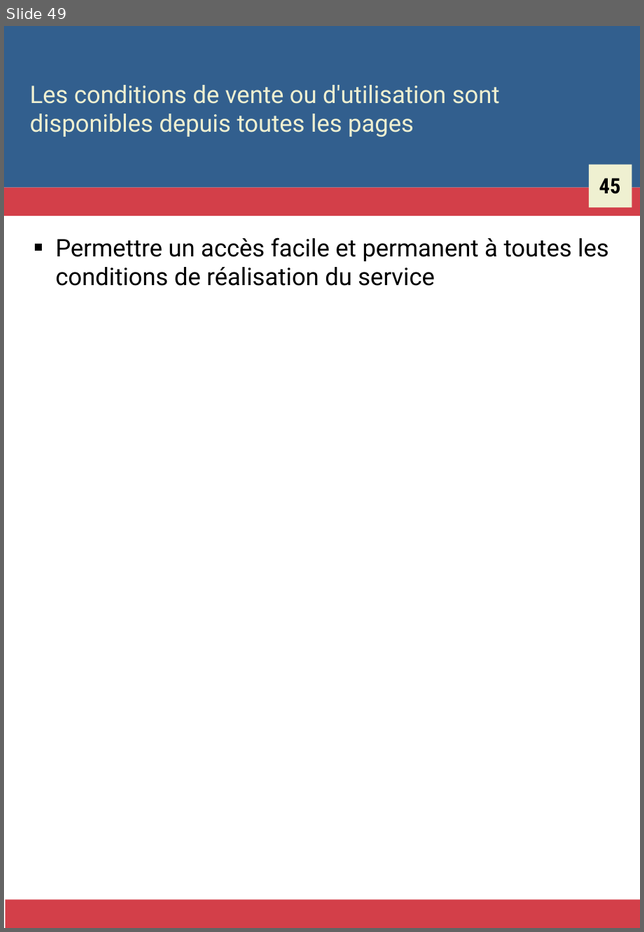
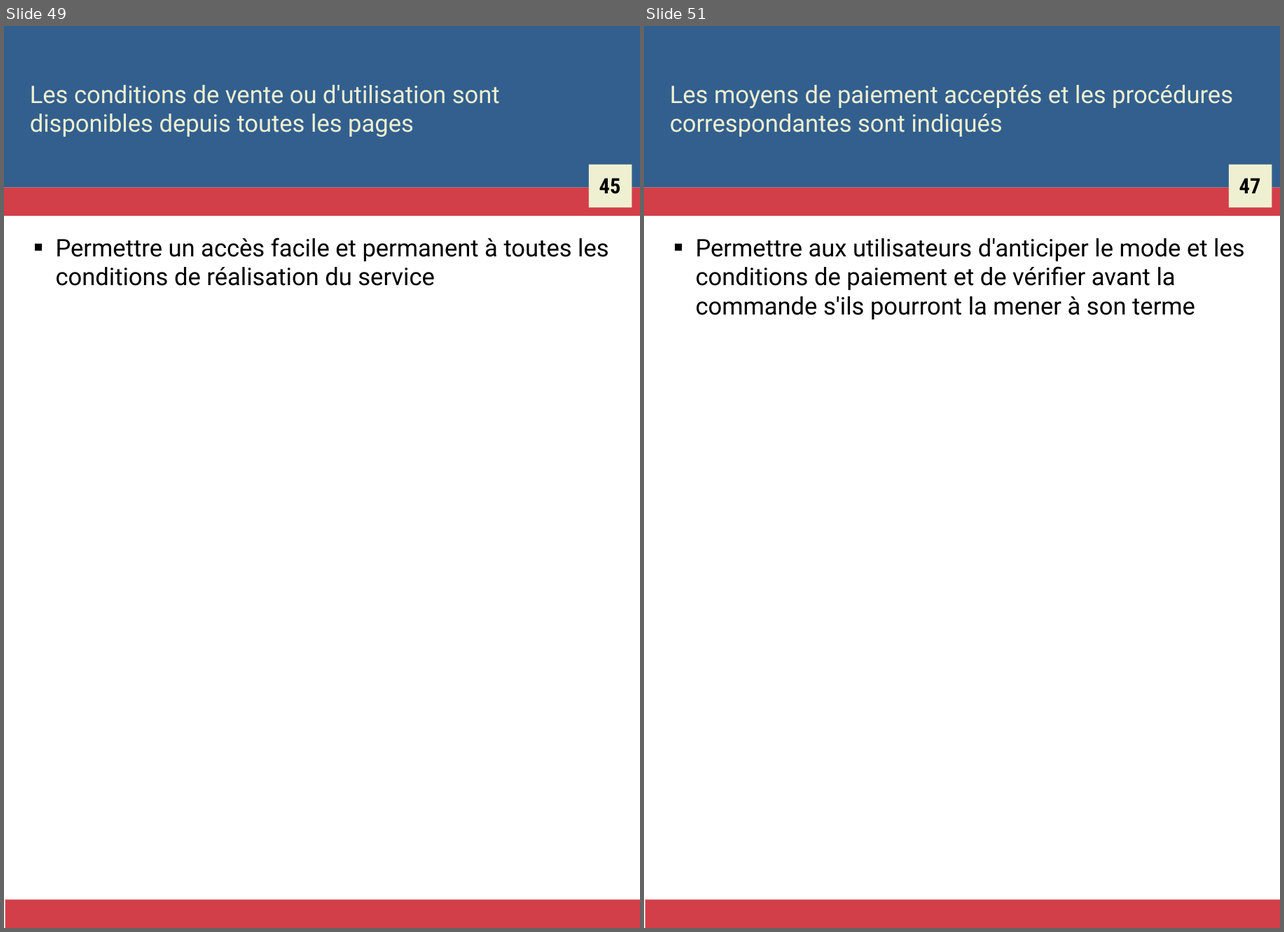
Before and after one commit to Zigazou/bonnes-pratiques-illustrees, a slide deck: bonnes-pratiques.odp. Shown side by side, each under a label of ours: slide 49 before the commit, slides 49 and 51 after it; the slides between them are not shown. The pictures are 644x932 and 1284x932 pixels, drawn with LibreOffice and Linux fonts; fonts in the diff are those of the drawing. Boxes give left, top, right and bottom in pixels: in the first picture for what was removed or moved away, otherwise in the second. Text is boxed around its words. In the diff, an @@ line names an element or a change of style, - is before the commit and + after.

```diff
--- a/bonnes-pratiques.odp
+++ b/bonnes-pratiques.odp
@@ slide 51 added at [644, 26, 1280, 928], background #FFFFFF; not listed: 4 template elements that a slide beside it also shows @@
@@ title added at [670, 85, 1233, 137], 16 pt, text #EFF0D1 @@
+Les moyens de paiement acceptés et les procédures correspondantes sont indiqués
@@ text added at [1239, 178, 1261, 193], 14 pt, text #000000, bold @@
+47
@@ text added at [696, 238, 1245, 319], 16 pt, text #000000 @@
+■ Permettre aux utilisateurs d'anticiper le mode et les conditions de paiement et de vérifier avant la commande s'ils pourront la mener à son terme
```
Also in this commit, not shown: 16 other slides added, 1 other file.
